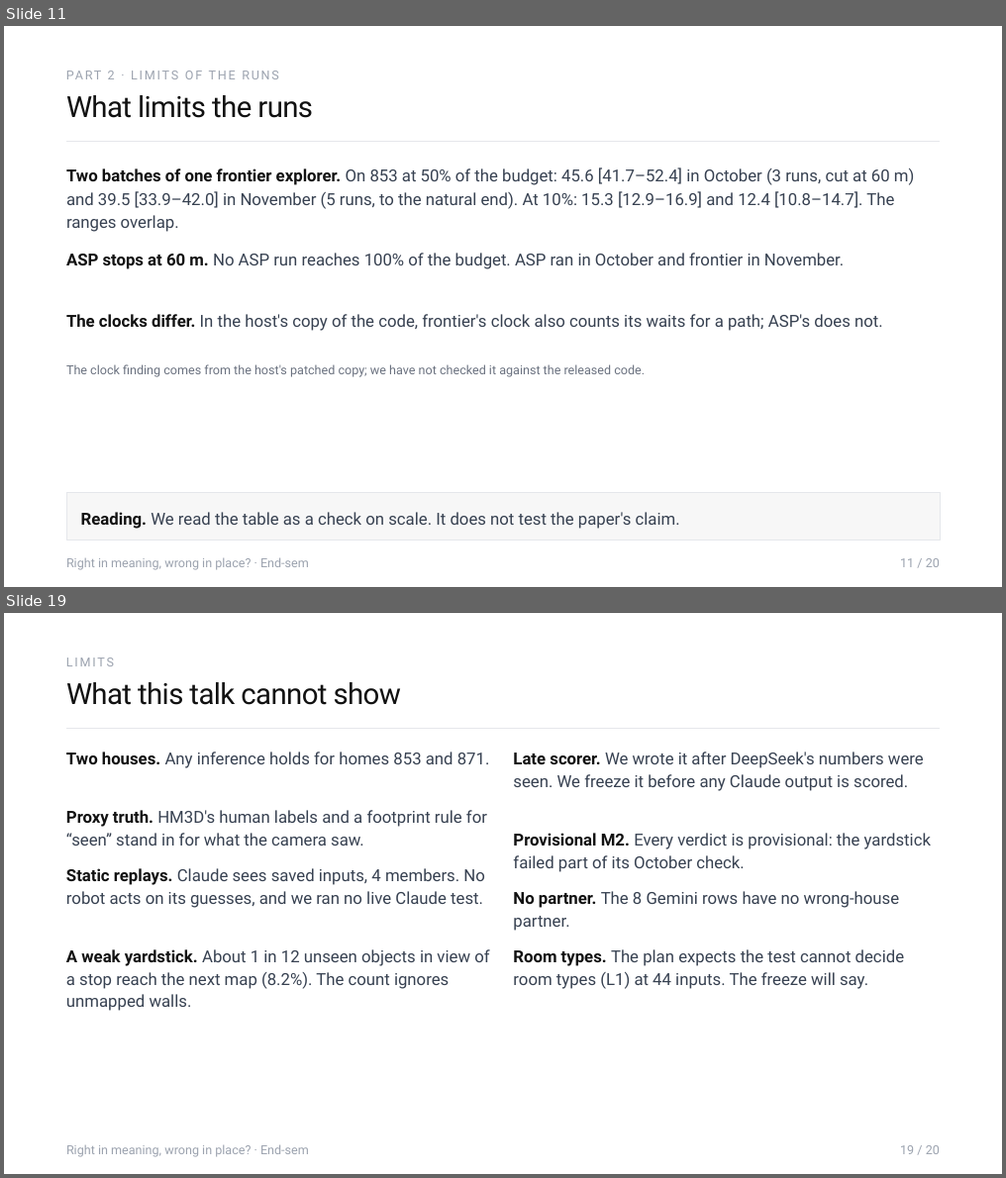
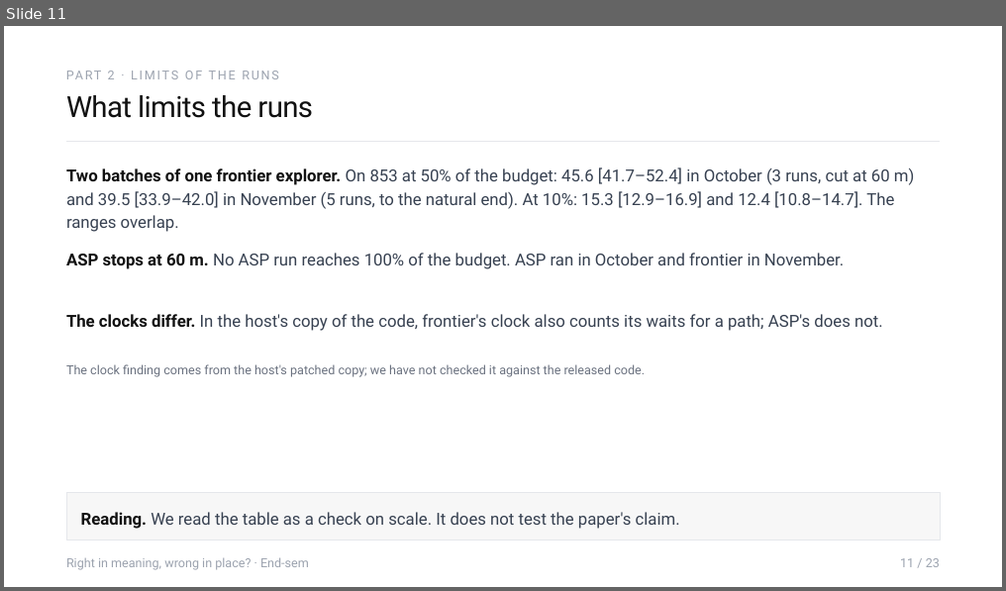
Before and after one commit to Sher110106/validity-aware-active-semantic-exploration, a slide deck: docs/endsem_2026-11/ASP_Endsem.pptx. Shown one above the other, each under a label of ours: slides 11 and 19 before the commit, slide 11 after it; the slides between them are not shown. The pictures are 1006x1178 and 1006x591 pixels, drawn with LibreOffice and Linux fonts; fonts in the diff are those of the drawing. Boxes give left, top, right and bottom in pixels: in the first picture for what was removed or moved away, otherwise in the second. Text is boxed around its words. In the diff, an @@ line names an element or a change of style, - is before the commit and + after.

```diff
--- a/docs/endsem_2026-11/ASP_Endsem.pptx
+++ b/docs/endsem_2026-11/ASP_Endsem.pptx
@@ slide 19 removed at [4, 613, 1002, 1174], background #FFFFFF @@
@@ text removed at [66, 658, 114, 666] @@
-LIMITS
@@ text removed at [66, 682, 401, 705] @@
-What this talk cannot show
@@ line removed from (66, 728) to (940, 728) @@
@@ text removed at [66, 752, 490, 768] @@
-Two houses. Any inference holds for homes 853 and 871.
@@ text removed at [513, 752, 924, 791] @@
-Late scorer. We wrote it after DeepSeek's numbers were seen. We freeze it before any Claude output is scored.
@@ text removed at [66, 810, 487, 846] @@
-Proxy truth. HM3D's human labels and a footprint rule for “seen” stand in for what the camera saw.
@@ text removed at [513, 833, 931, 872] @@
-Provisional M2. Every verdict is provisional: the yardstick failed part of its October check.
@@ text removed at [66, 868, 484, 908] @@
-Static replays. Claude sees saved inputs, 4 members. No robot acts on its guesses, and we ran no live Claude test.
@@ text removed at [513, 891, 899, 931] @@
-No partner. The 8 Gemini rows have no wrong-house partner.
@@ text removed at [66, 950, 489, 1011] @@
-A weak yardstick. About 1 in 12 unseen objects in view of a stop reach the next map (8.2%). The count ignores unmapped walls.
@@ text removed at [513, 950, 905, 989] @@
-Room types. The plan expects the test cannot decide room types (L1) at 44 inputs. The freeze will say.
@@ text removed at [66, 1145, 309, 1157] @@
-Right in meaning, wrong in place? · End-sem
@@ text removed at [900, 1146, 940, 1155] @@
-19 / 20
@@ slide 11 changed as well @@
@@ text at [900, 559, 940, 568]: text changed @@
-11 / 20
+11 / 23
```
Also in this commit, not shown: 13 other slides changed, 12 slides added, 6 other slides removed, 7 other files.
